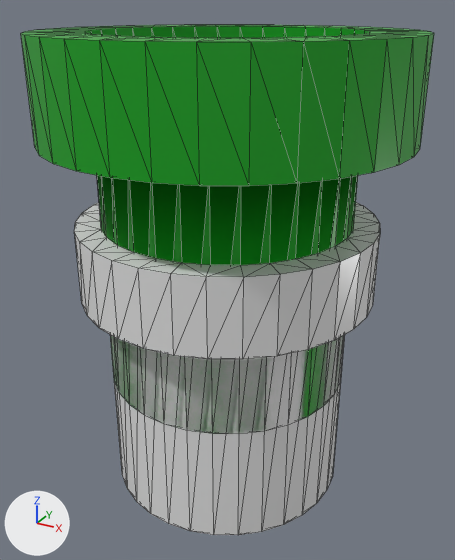
What one commit did to the OBJ model Resources/model/pipe/pipe.obj.
The view is the same before and after, from a 50 mm camera at (2.33, -4.24, 2.93) aimed at (0.01, -0.02, 0.82). The axes (+X, +Y, +Z) are drawn at lower left. The lights are the same throughout. Mesh edges are drawn as thin lines. Where no turn or scale is listed for an object, it has been applied to the vertices.

Objects in the first picture: 'cylinder_円柱', 'pipe_円'.
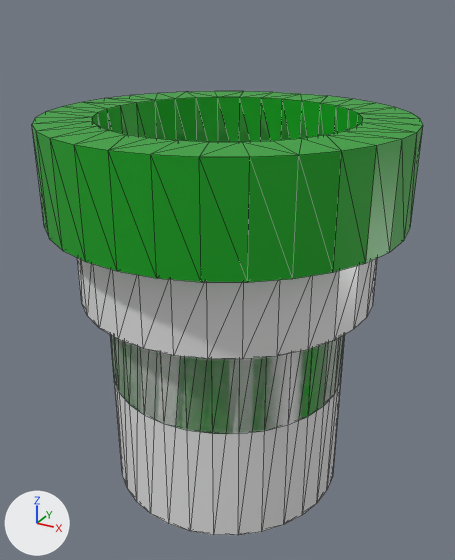
What the commit changed:
me_pipe_円 has 160 vertices, 350 faces and spans x -1.41..1.41, y -1.41..1.41, z 0.0..2.75.
me_pipe_円 is used by ob_pipe_円; location (0.0, 0.0, 0.0).
me_pipe_円 part 1: all 128 vertices in x -1.41..1.41, y -1.41..1.41, z 2.0..2.75 are moved by (0.0, 0.0, -0.59).

What differs and where, as boxes [x1, y1, x2, y2] in the pictures (455 x 560 px):
'pipe_円', reshaped (16% shorter)
    before: [21, 25, 434, 434]
    after: [32, 91, 423, 434]
